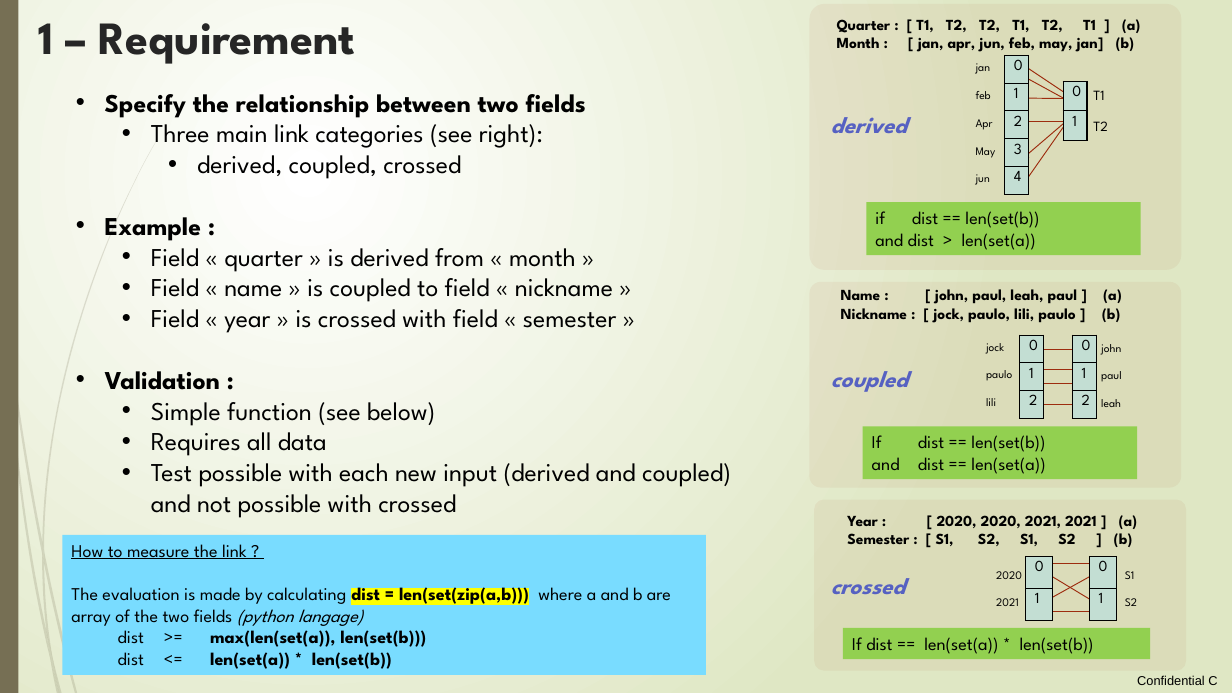
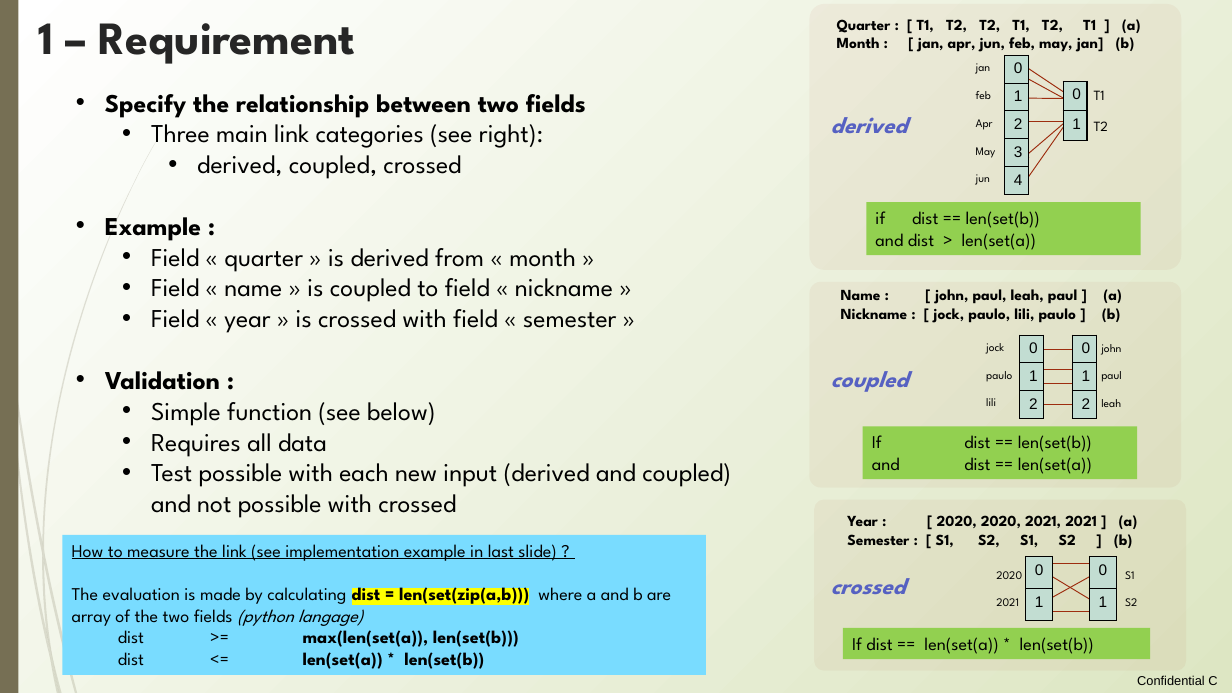
Before and after one commit to loco-philippe/Environmental-Sensing, a slide deck: slide 2 of documentation/relationship_property.pptx. Drawn at 1232x693 pixels with LibreOffice and Linux fonts; fonts in the diff are those of the drawing. Boxes give left, top, right and bottom in pixels: in the first picture for what was removed or moved away, otherwise in the second. Text is boxed around its words. In the diff, an @@ line names an element or a change of style, - is before the commit and + after.

```diff
--- a/documentation/relationship_property.pptx
+++ b/documentation/relationship_property.pptx
@@ background gradient #FFFFFF to #DFE8C4 to gradient #FFFFFF to #DDE6C3 @@
@@ table at [1005,55,1029,359] @@
@@ fill #C3DED3 to #C2DDD2 in 5 cells @@
@@ font League Spartan to Arial @@
@@ arrow (1018, 73) - (1064, 98): stroke #9E2E0F 0.75 pt to #9D2D0F 0.75 pt @@
@@ arrow (1019, 63) - (1067, 93): stroke #9E2E0F 0.75 pt to #9D2D0F 0.75 pt @@
@@ table at [1064,81,1088,384] @@
@@ fill #C3DED3 to #C2DDD2 in 2 cells @@
@@ font League Spartan to Arial @@
@@ arrow (1019, 98) - (1064, 99): stroke #9E2E0F 0.75 pt to #9D2D0F 0.75 pt @@
@@ arrow (1017, 194) - (1066, 125): stroke #9E2E0F 0.75 pt to #9D2D0F 0.75 pt @@
@@ arrow (1017, 122) - (1066, 122): stroke #9E2E0F 0.75 pt to #9D2D0F 0.75 pt @@
@@ arrow (1021, 160) - (1066, 122): stroke #9E2E0F 0.75 pt to #9D2D0F 0.75 pt @@
@@ table at [1020,335,1044,639] @@
@@ fill #C3DED3 to #C2DDD2 in 3 cells @@
@@ font League Spartan to Arial @@
@@ arrow (1032, 349) - (1080, 349): stroke #9E2E0F 0.75 pt to #9D2D0F 0.75 pt @@
@@ table at [1073,335,1097,639] @@
@@ fill #C3DED3 to #C2DDD2 in 3 cells @@
@@ font League Spartan to Arial @@
@@ arrow (1032, 370) - (1081, 370): stroke #9E2E0F 0.75 pt to #9D2D0F 0.75 pt @@
@@ arrow (1032, 404) - (1080, 404): stroke #9E2E0F 0.75 pt to #9D2D0F 0.75 pt @@
@@ fill #A53010 at 6% opacity to #A53010 at 5% opacity in 3 elements at [810,4,1181,270], [810,282,1181,488], [814,500,1186,671] @@
@@ text in rectangle at [72,544,556,561]: text changed @@
-How to measure the link ?
+How to measure the link (see implementation example in last slide) ?
@@ table at [1026,556,1053,693] @@
@@ fill #C3DED3 to #C2DDD2 in 2 cells @@
@@ font League Spartan to Arial @@
@@ arrow (1042, 563) - (1090, 563): stroke #9E2E0F 0.75 pt to #9D2D0F 0.75 pt @@
@@ table at [1090,556,1116,693] @@
@@ fill #C3DED3 to #C2DDD2 in 2 cells @@
@@ font League Spartan to Arial @@
@@ arrow (1042, 604) - (1096, 573): stroke #9E2E0F 0.75 pt to #9D2D0F 0.75 pt @@
@@ arrow (1043, 571) - (1096, 604): stroke #9E2E0F 0.75 pt to #9D2D0F 0.75 pt @@
```
Also in this commit, not shown: 4 other slides changed, 1 slide added, 13 other files.
